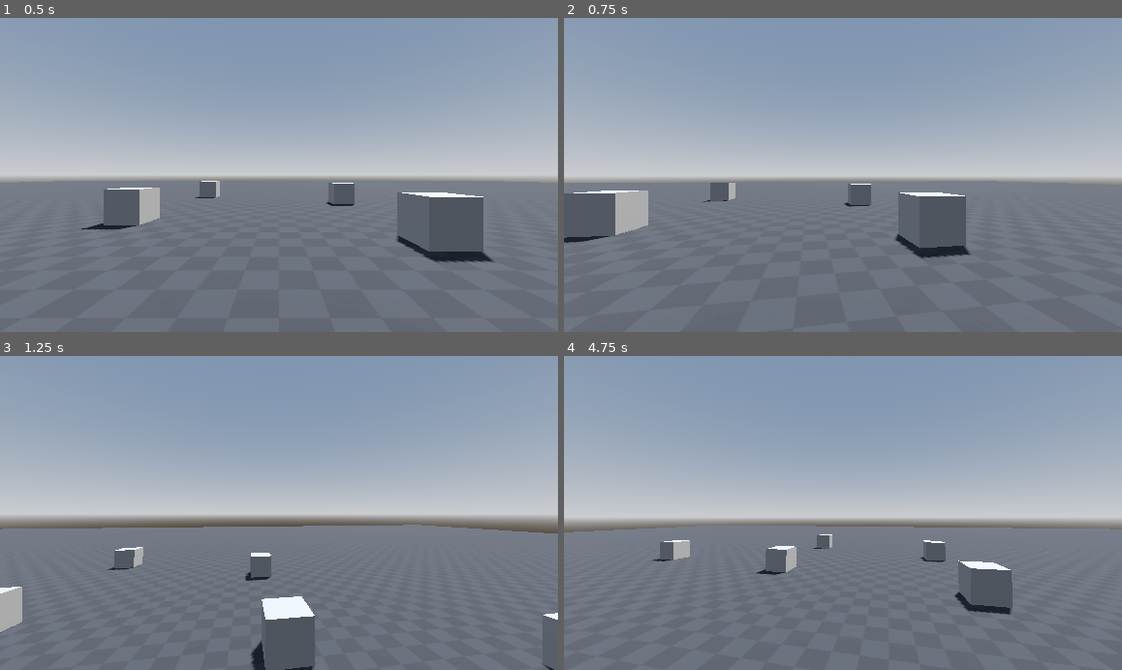
Above: before the commit, frames 1-4 (two rows, left to right).
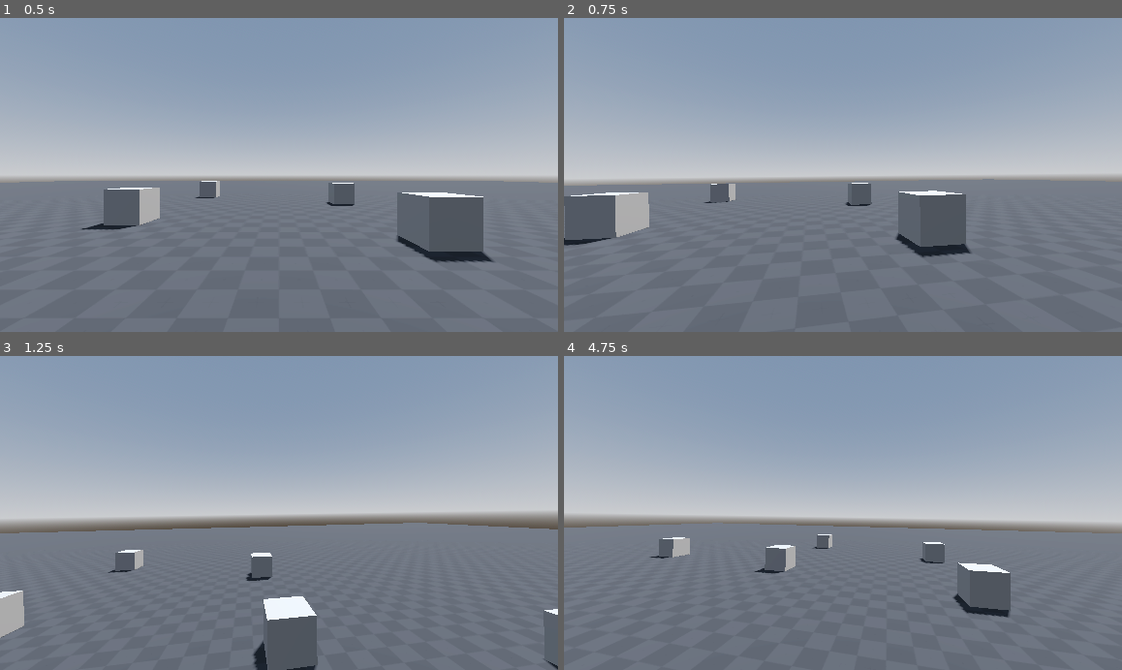
Above: after the commit, the same moments.

Repository: void-ccmdev/coma_core
Game: Godot game, scene res://scenes/worlds/kw_debug.tscn
Two runs of this game, one before a commit and one after it. Both use one fixed random seed, a clock stepped at 60 frames per second and the inputs below.
Inputs (mouse positions are in pixels of both pictures, inside the frame that each line leads up to):
- Up to frame 1 (0.5 s): no input
- Up to frame 2 (0.75 s): tap Enter at 0.5 s; move the mouse to (870, 175) at 0.52 s; hold D (right) from 0.53 s (still down); tap W (front) at 0.6 s
- Up to frame 3 (1.25 s): keep holding D (right); tap Space (jump) at 0.77 s
- Up to frame 4 (4.75 s): move the mouse to (815, 513) at 1.27 s; release D (right) at 1.28 s; hold S (back) 1.28-2.03 s; tap Shift (sprint) at 1.35, 2.85, 4.35 s; tap Space (jump) at 1.52, 3.02, 3.77, 4.52 s; move the mouse to (859, 506) at 2.02 s; hold D (right) 2.03-3.53 s; tap W (front) at 2.1, 3.6 s; move the mouse to (837, 519) at 2.77 s; move the mouse to (887, 516) at 3.52 s; hold A (left) from 3.53 s (still down); move the mouse to (798, 509) at 4.27 s

Frame 1 is identical in both runs. In frame 2, 1.4% of the frame differs, in the area x 0-100%, y 50-77%; in frame 3, 2.9%, in the area x 0-100%, y 49-100%; in frame 4, 2.9%.

Commit message:
Added Camera Effects

Diff:
--- a/scenes/player.tscn
+++ b/scenes/player.tscn
@@ -2,6 +2,7 @@
 
 [ext_resource type="Script" uid="uid://b0yxfjx8iajhn" path="res://scripts/player/player.gd" id="1_3vyb7"]
 [ext_resource type="Script" uid="uid://cemnyk61005a5" path="res://scripts/player/camera_controller.gd" id="2_g2els"]
+[ext_resource type="Script" uid="uid://0agam8m6rrqe" path="res://scripts/player/camera_effects.gd" id="3_qhqgy"]
 
 [sub_resource type="CapsuleShape3D" id="CapsuleShape3D_u8vuu"]
 radius = 0.25
@@ -18,4 +19,6 @@
 transform = Transform3D(1, 0, 0, 0, 1, 0, 0, 0, 1, 0, 1.4, 0)
 script = ExtResource("2_g2els")
 
-[node name="CameraEffects" type="Camera3D" parent="CameraController" unique_id=963066867]
+[node name="CameraEffects" type="Camera3D" parent="CameraController" unique_id=963066867 node_paths=PackedStringArray("player")]
+script = ExtResource("3_qhqgy")
+player = NodePath("../..")
--- /dev/null
+++ b/scripts/player/camera_effects.gd
@@ -0,0 +1,39 @@
+class_name CameraEffects extends Camera3D
+
+@export var player : PlayerController
+
+@export_category("Effects")
+@export var enable_tilt : bool = true
+
+@export_group("Tilt Settings")
+@export var run_pitch : float = 0.1
+@export var run_roll : float = 0.26
+@export var max_pitch : float = 1.0
+@export var max_roll : float = 2.5
+
+func _process(_delta: float) -> void:
+	calculate_view_offset()
+
+func calculate_view_offset() -> void:
+	if !player:
+		return
+
+	var velocity = player.velocity
+
+	var angles = Vector3.ZERO
+
+	# Camera Tilt
+
+	if enable_tilt:
+		var forward = global_transform.basis.z
+		var right = global_transform.basis.x
+
+		var forward_dot = velocity.dot(forward)
+		var forward_tilt = clampf(forward_dot * deg_to_rad(run_pitch), deg_to_rad(-max_pitch), deg_to_rad(max_pitch))
+		angles.x += forward_tilt
+
+		var right_dot = velocity.dot(right)
+		var side_tilt = clampf(right_dot * deg_to_rad(run_roll), deg_to_rad(-max_roll), deg_to_rad(max_roll))
+		angles.z -= side_tilt
+
+	create_tween().tween_property(self, "rotation", angles, 0.3)
Not shown, added: scripts/player/camera_effects.gd.uid
